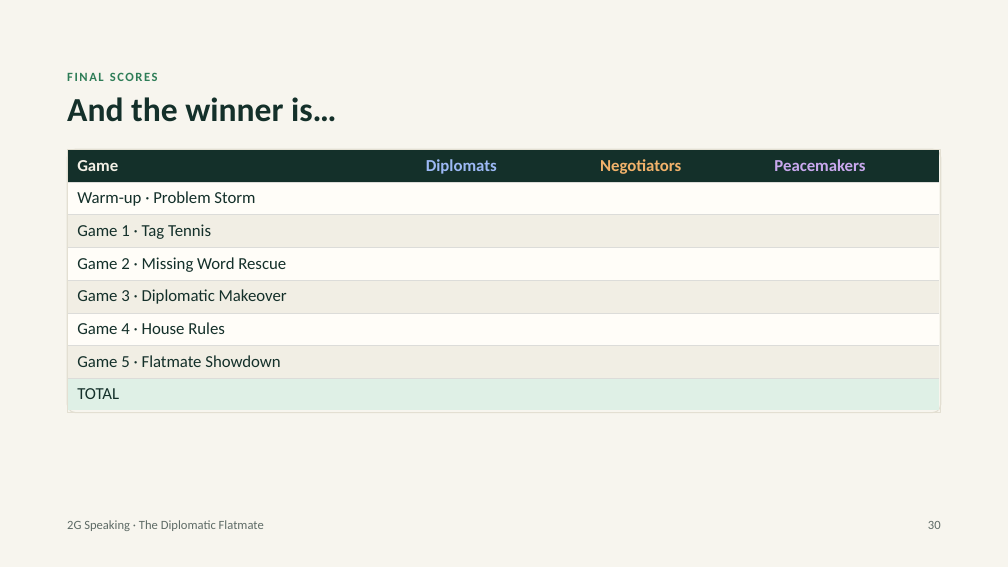
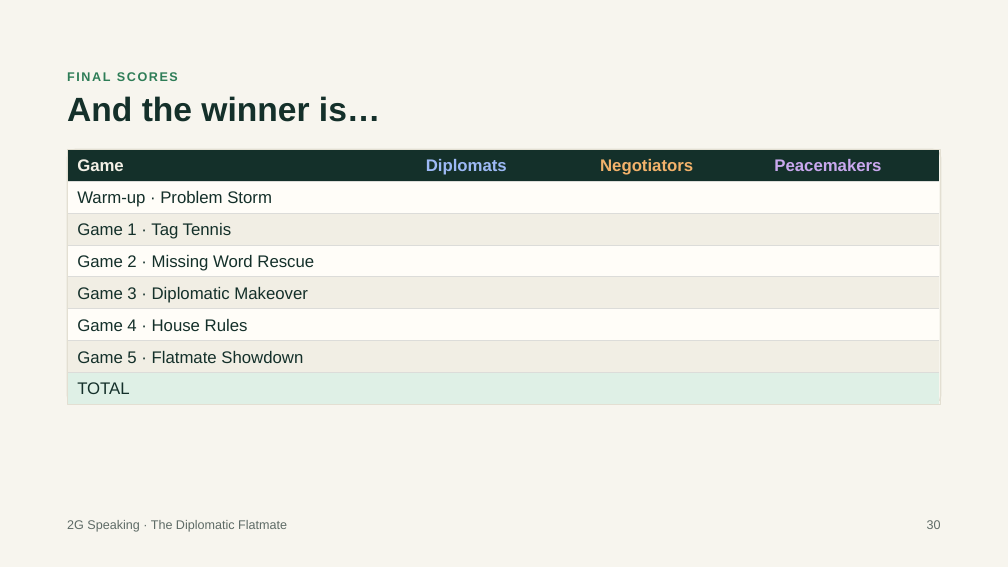
Before and after one commit to adizmurodov/About-ME, a slide deck: slide 30 of diplomatic-flatmate/The-Diplomatic-Flatmate.pptx. Drawn at 1008x567 pixels with LibreOffice and Linux fonts; fonts in the diff are those of the drawing. Boxes give left, top, right and bottom in pixels: in the first picture for what was removed or moved away, otherwise in the second. Text is boxed around its words. In the diff, an @@ line names an element or a change of style, - is before the commit and + after.

```diff
--- a/diplomatic-flatmate/The-Diplomatic-Flatmate.pptx
+++ b/diplomatic-flatmate/The-Diplomatic-Flatmate.pptx
@@ table at (67, 149, 940, 398) @@
@@ font Calibri to Arial @@
@@ rounded rectangle: place and size @@
-rounded rectangle at (67, 149, 941, 413)
+rounded rectangle at (67, 149, 941, 405)
@@ rounded rectangle at (67, 149, 941, 405): proportions changed @@
@@ rectangle: place and size @@
-rectangle at (67, 149, 941, 413)
+rectangle at (67, 149, 941, 405)
@@ font Calibri to Arial in 4 elements at (67, 72, 178, 81), (67, 96, 381, 122), (67, 520, 287, 532), (927, 520, 941, 529) @@
```
Also in this commit, not shown: 30 other slides changed, 1 other file.
